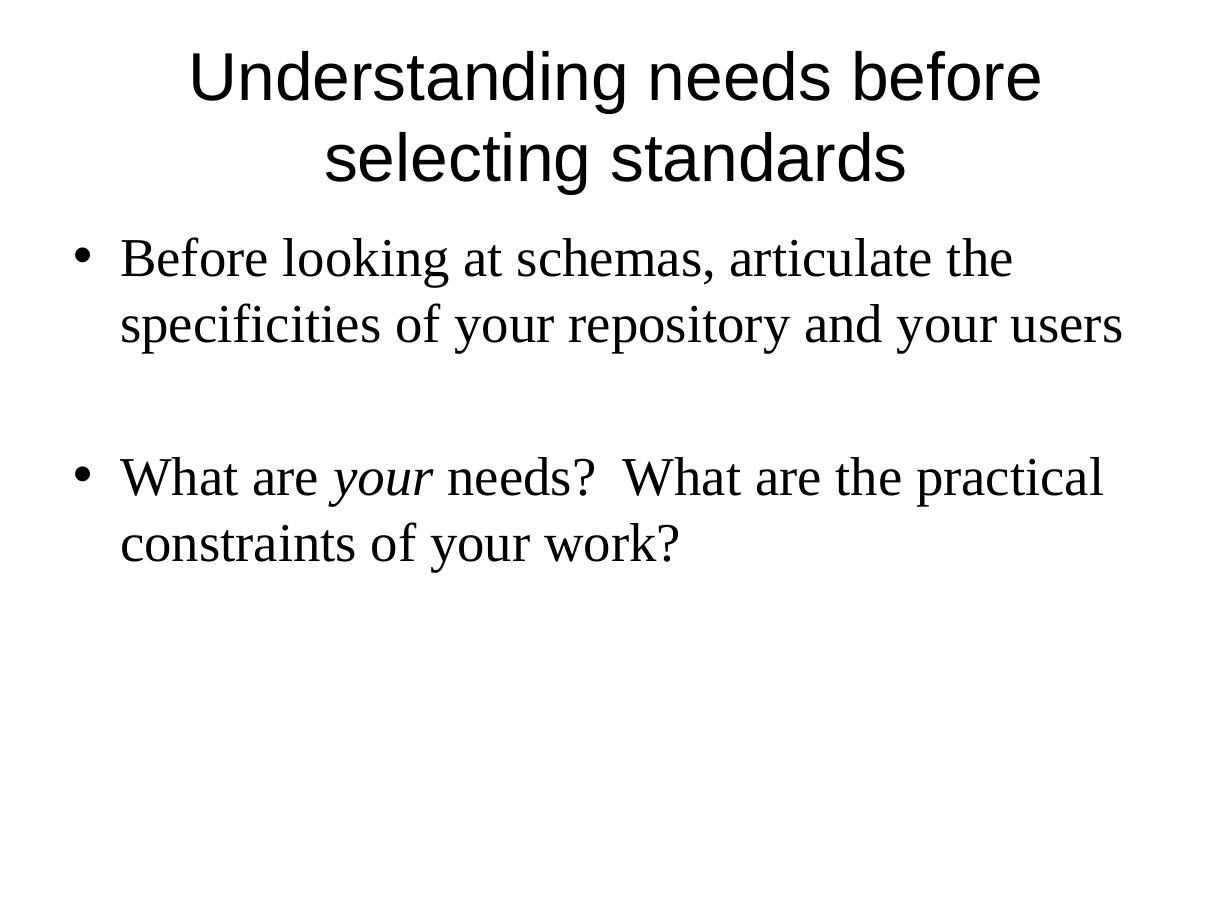
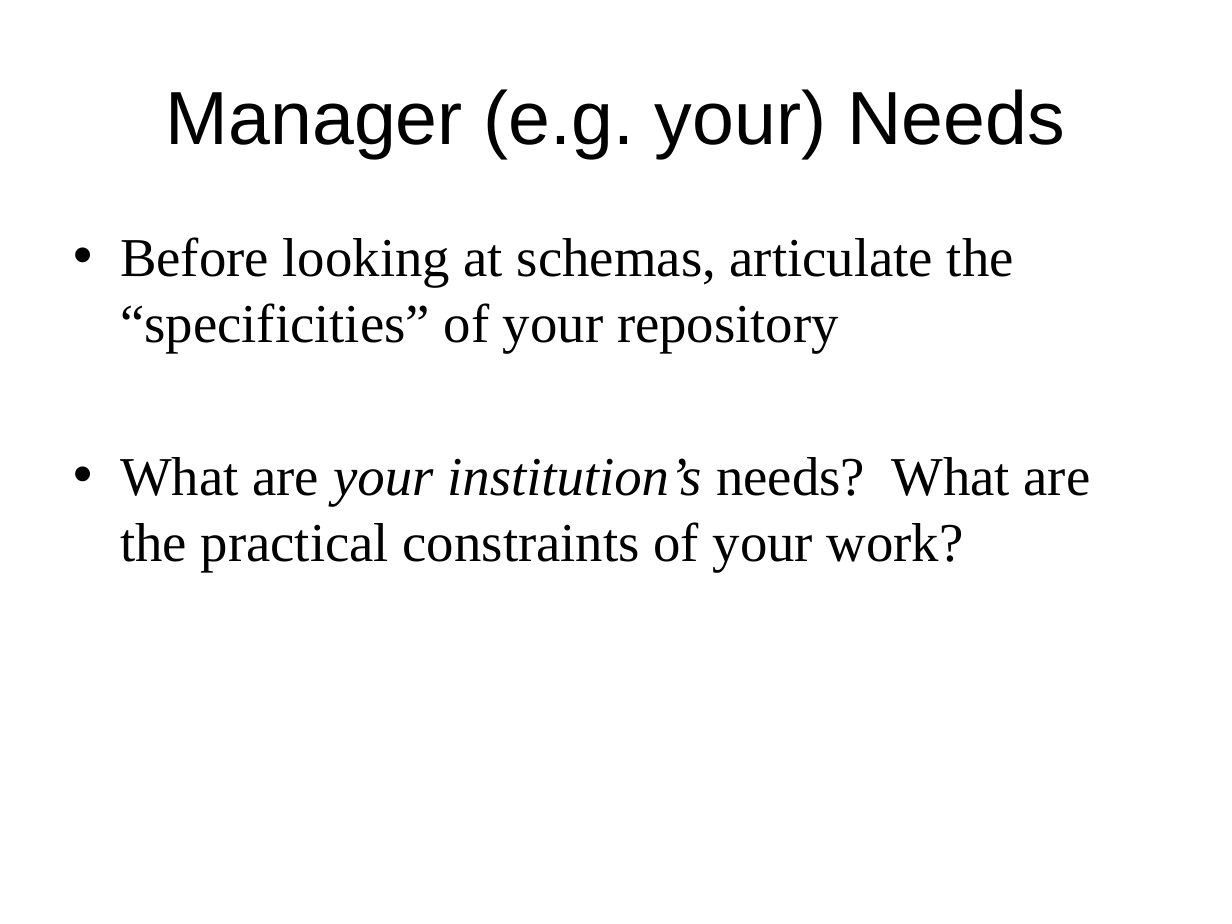
Before and after one commit to DataCurationWorkshop/HongKongCurationWorkshop, a slide deck: slide 6 of Day_2/Day_2_Lectures/Day_2_Lecture_Metadata2.pptx (slide 4 before the commit). Drawn at 1232x924 pixels with LibreOffice and Linux fonts; fonts in the diff are those of the drawing; background and template pictures are left out. Boxes give left, top, right and bottom in pixels: in the first picture for what was removed or moved away, otherwise in the second. Text is boxed around its words. In the diff, an @@ line names an element or a change of style, - is before the commit and + after.

```diff
--- a/Day_2/Day_2_Lectures/Day_2_Lecture_Metadata2.pptx
+++ b/Day_2/Day_2_Lectures/Day_2_Lecture_Metadata2.pptx
@@ title at box(166, 89, 1065, 158): text changed; size 39.6 to 44 pt @@
-Understanding needs before selecting standards
+Manager (e.g. your) Needs
@@ text at box(120, 237, 1091, 572): text changed @@
-• Before looking at schemas, articulate the specificities of your repository and your users
-• What are your needs? What are the practical constraints of your work?
+• Before looking at schemas, articulate the “specificities” of your repository
+• What are your institution’s needs? What are the practical constraints of your work?
```
Also in this commit, not shown: 4 other slides changed, 14 slides added, 10 slides removed, 1 other file.
